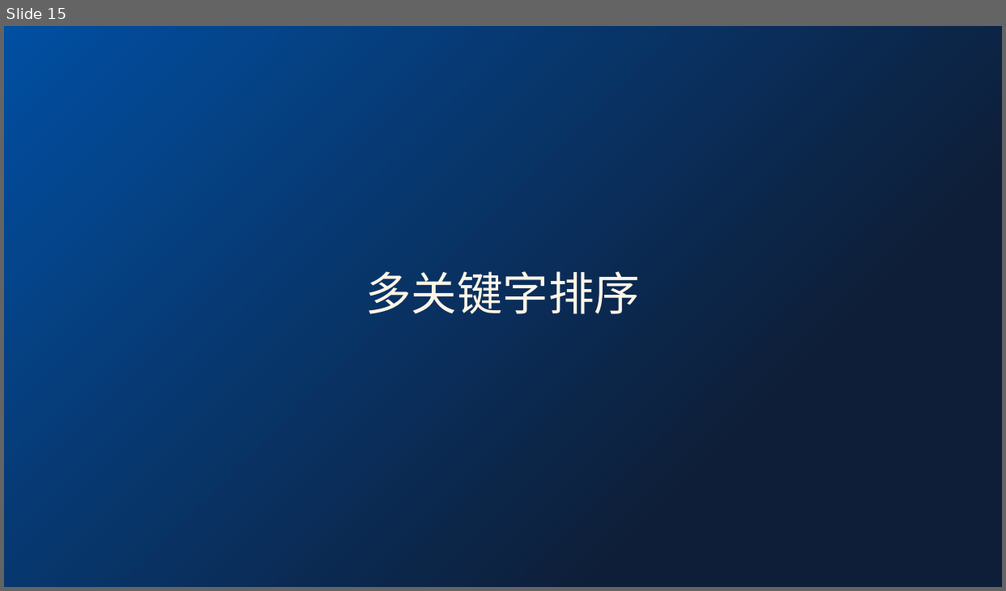
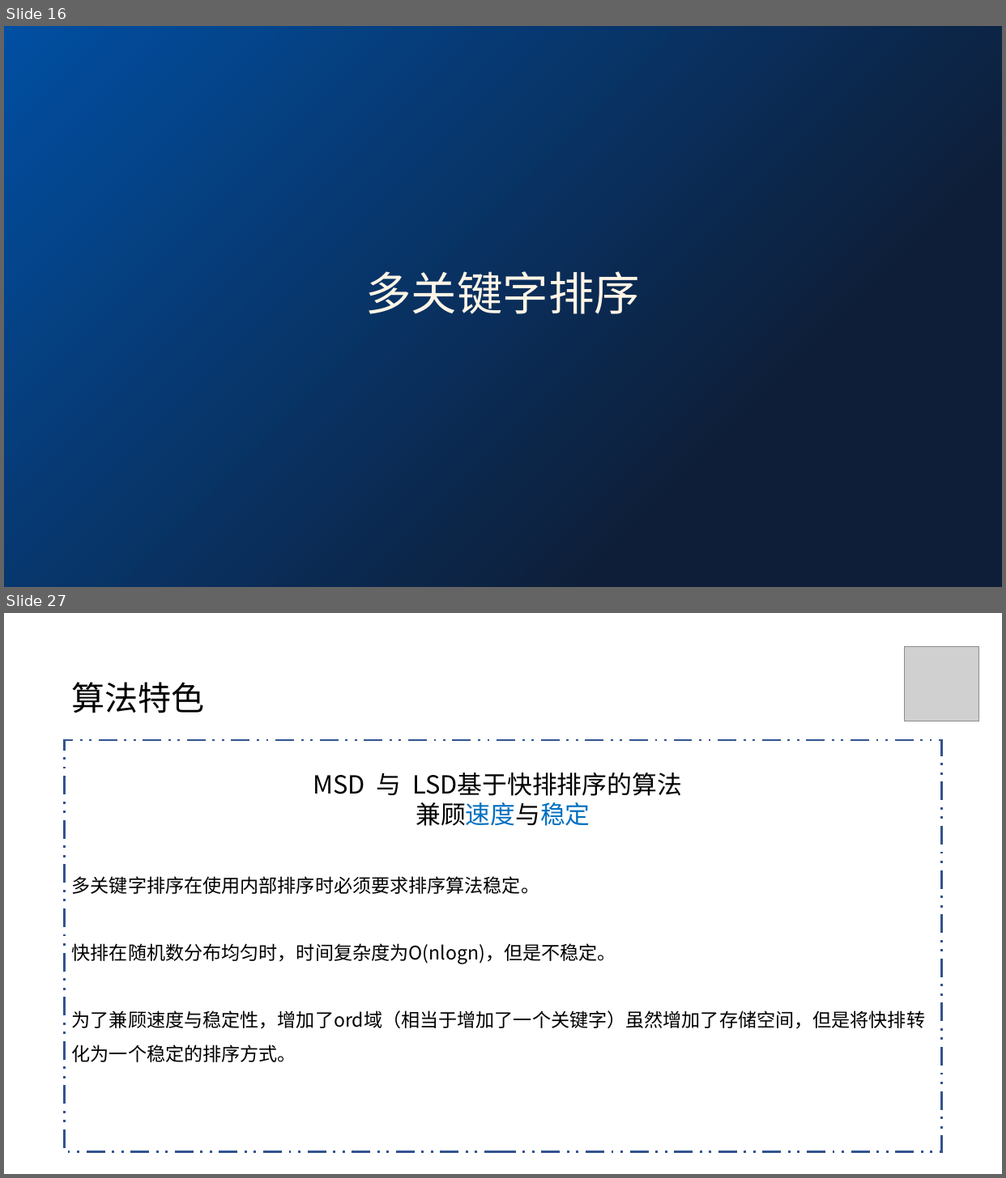
Before and after one commit to Zemdalk/DS-project-work, a slide deck: reports/课堂汇报.pptx. Shown one above the other, each under a label of ours: slide 15 before the commit, slides 16 and 27 after it; the slides between them are not shown. The pictures are 1006x591 and 1006x1178 pixels, drawn with LibreOffice and Linux fonts; fonts in the diff are those of the drawing; grey boxes stand for pictures. Boxes give left, top, right and bottom in pixels: in the first picture for what was removed or moved away, otherwise in the second. Text is boxed around its words. In the diff, an @@ line names an element or a change of style, - is before the commit and + after.

```diff
--- a/reports/课堂汇报.pptx
+++ b/reports/课堂汇报.pptx
@@ slide 27 added at <box>4,613,1002,1174</box>, background #FFFFFF @@
@@ picture added at <box>905,647,979,722</box> @@
@@ text added at <box>72,682,205,713</box>, 32 pt, text #000000 @@
+算法特色
@@ rectangle added at <box>65,740,942,1152</box>, outline #325491 2.25 pt dashed @@
@@ text added at <box>72,773,925,1063</box>, 18 pt, text #000000 @@
+MSD 与 LSD基于快排排序的算法
+兼顾速度与稳定
+多关键字排序在使用内部排序时必须要求排序算法稳定。
+快排在随机数分布均匀时，时间复杂度为O(nlogn)，但是不稳定。
+为了兼顾速度与稳定性，增加了ord域（相当于增加了一个关键字）虽然增加了存储空间，但是将快排转化为一个稳定的排序方式。
@@ what was slide 15 is now slide 16 @@
```
Also in this commit, not shown: 5 slides changed, 12 other slides added, 1 slide removed.
